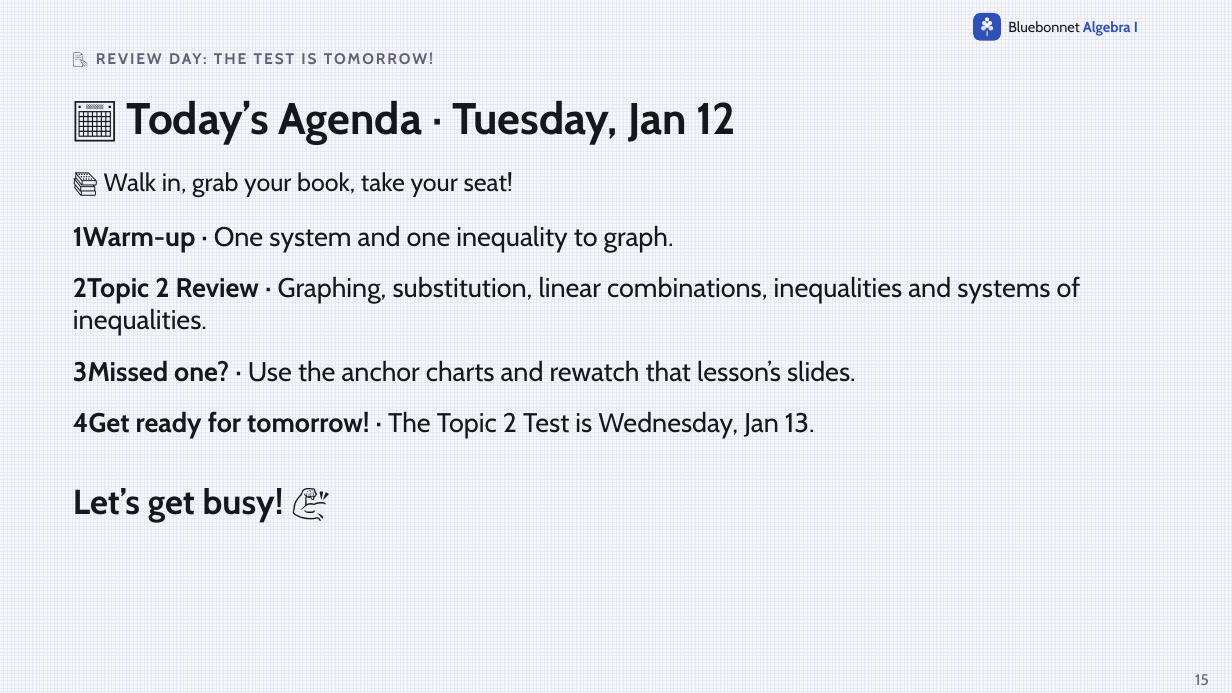
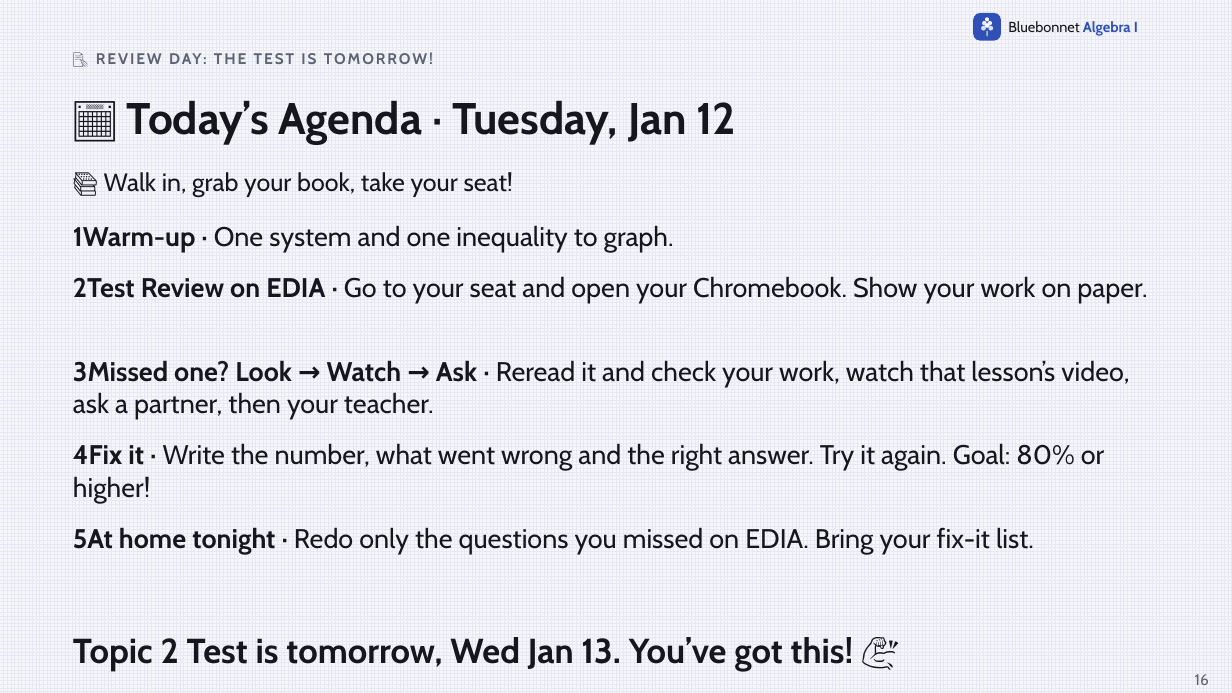
Before and after one commit to Apolloat2022/Algebra1M2U1L4, a slide deck: slide 16 of Module 3 topic 2/m3t2-agendas.pptx (slide 15 before the commit). Drawn at 1232x693 pixels with LibreOffice and Linux fonts; fonts in the diff are those of the drawing. Boxes give left, top, right and bottom in pixels: in the first picture for what was removed or moved away, otherwise in the second. Text is boxed around its words. In the diff, an @@ line names an element or a change of style, - is before the commit and + after.

```diff
--- a/Module 3 topic 2/m3t2-agendas.pptx
+++ b/Module 3 topic 2/m3t2-agendas.pptx
@@ text at (73, 276, 1147, 303): text changed @@
-2Topic 2 Review · Graphing, substitution, linear combinations, inequalities and systems of inequalities.
+2Test Review on EDIA · Go to your seat and open your Chromebook. Show your work on paper.
@@ text at (73, 360, 1129, 420): text changed @@
-3Missed one? · Use the anchor charts and rewatch that lesson’s slides.
+3Missed one? Look → Watch → Ask · Reread it and check your work, watch that lesson’s video, ask a partner, then your teacher.
@@ text at (73, 443, 1104, 503): text changed @@
-4Get ready for tomorrow! · The Topic 2 Test is Wednesday, Jan 13.
+4Fix it · Write the number, what went wrong and the right answer. Try it again. Goal: 80% or higher!
@@ text at (73, 527, 1034, 555): text changed; size 27 to 21 pt; bold off @@
-Let’s get busy! 💪
+5At home tonight · Redo only the questions you missed on EDIA. Bring your fix-it list.
@@ text added at (73, 637, 854, 671), 27 pt, text #16171D, bold @@
+Topic 2 Test is tomorrow, Wed Jan 13. You’ve got this! 💪
@@ page number at (1195, 674, 1209, 685): text changed @@
-15
+16
```
Also in this commit, not shown: 1 other slide changed, 1 slide added, 8 other files.
